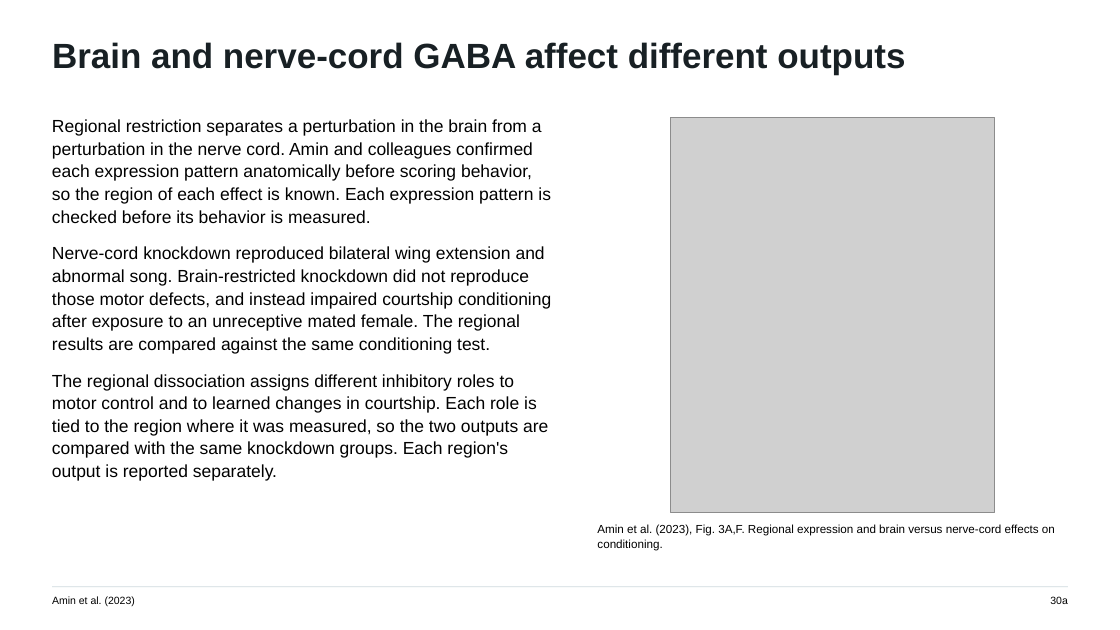
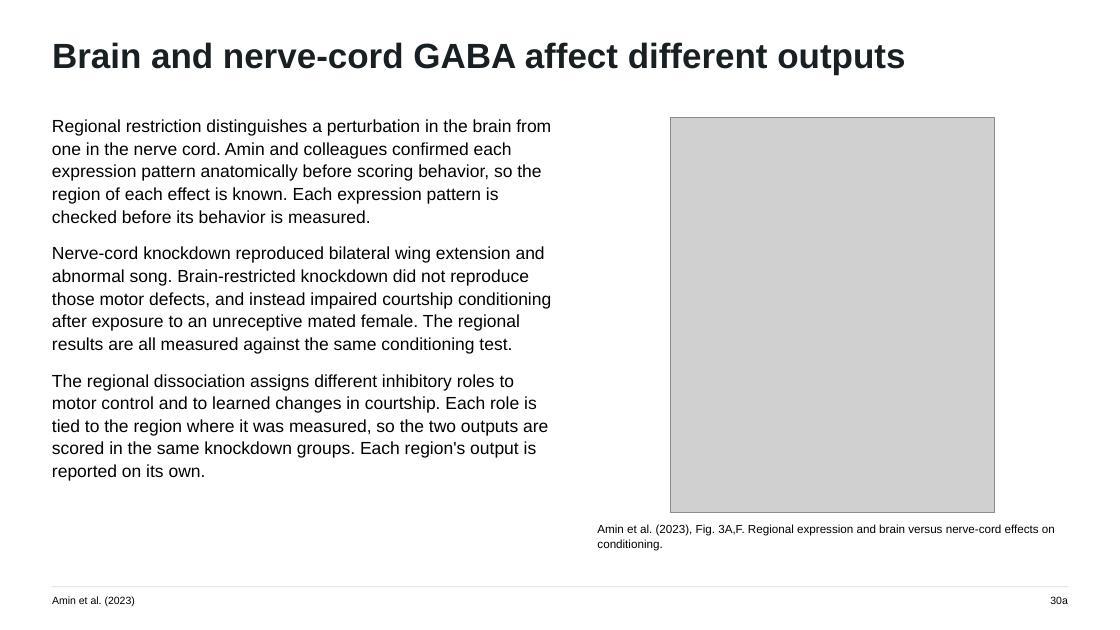
Before and after one commit to jordanxxlopez/NEUROETHOLOGY, a slide deck: slide 40 of scaffolded/Neuroethology_Lecture34_FA2026_SCAFFOLDED.pptx. Drawn at 1120x630 pixels with LibreOffice and Linux fonts; fonts in the diff are those of the drawing; grey boxes stand for pictures. Boxes give left, top, right and bottom in pixels: in the first picture for what was removed or moved away, otherwise in the second. Text is boxed around its words. In the diff, an @@ line names an element or a change of style, - is before the commit and + after.

```diff
--- a/scaffolded/Neuroethology_Lecture34_FA2026_SCAFFOLDED.pptx
+++ b/scaffolded/Neuroethology_Lecture34_FA2026_SCAFFOLDED.pptx
@@ text at (x1=52, y1=119, x2=551, y2=481): text changed @@
-Regional restriction separates a perturbation in the brain from a perturbation in the nerve cord. Amin and colleagues confirmed each expression pattern anatomically before scoring behavior, so the region of each effect is known. Each expression pattern is checked before its behavior is measured.
-Nerve-cord knockdown reproduced bilateral wing extension and abnormal song. Brain-restricted knockdown did not reproduce those motor defects, and instead impaired courtship conditioning after exposure to an unreceptive mated female. The regional results are compared against the same conditioning test.
-The regional dissociation assigns different inhibitory roles to motor control and to learned changes in courtship. Each role is tied to the region where it was measured, so the two outputs are compared with the same knockdown groups. Each region's output is reported separately.
+Regional restriction distinguishes a perturbation in the brain from one in the nerve cord. Amin and colleagues confirmed each expression pattern anatomically before scoring behavior, so the region of each effect is known. Each expression pattern is checked before its behavior is measured.
+Nerve-cord knockdown reproduced bilateral wing extension and abnormal song. Brain-restricted knockdown did not reproduce those motor defects, and instead impaired courtship conditioning after exposure to an unreceptive mated female. The regional results are all measured against the same conditioning test.
+The regional dissociation assigns different inhibitory roles to motor control and to learned changes in courtship. Each role is tied to the region where it was measured, so the two outputs are scored in the same knockdown groups. Each region's output is reported on its own.
```
Also in this commit, not shown: 43 other slides changed, 3 other files.
